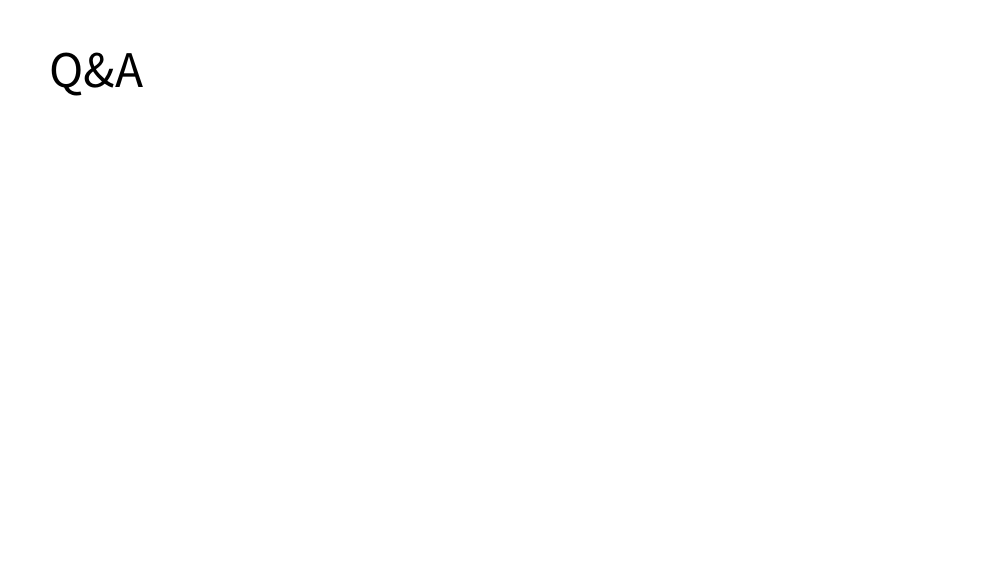
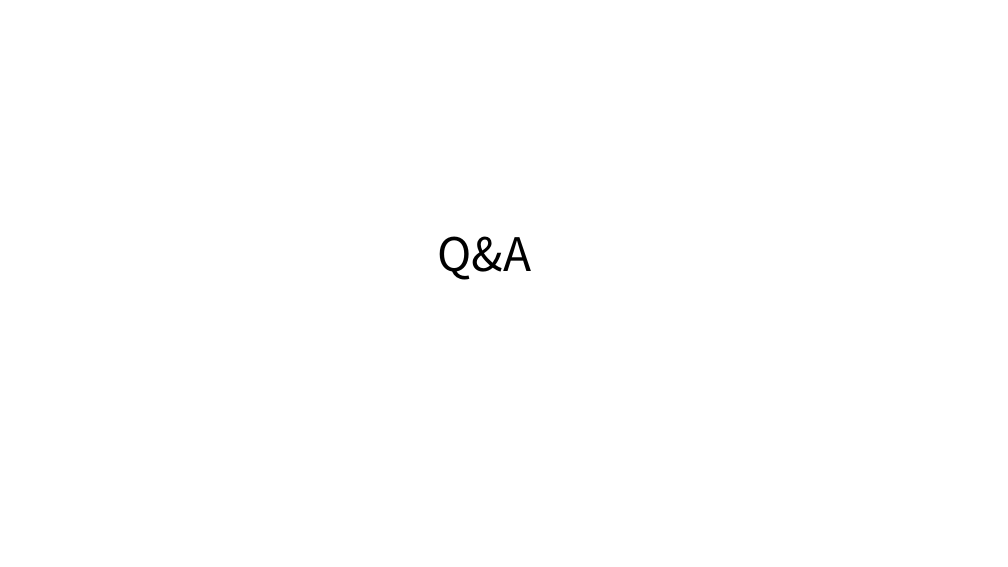
Before and after one commit to haydenwang/docs-all, a slide deck: slide 26 of 互联网技术架构变迁.pptx (slide 24 before the commit). Drawn at 1008x567 pixels with LibreOffice and Linux fonts; fonts in the diff are those of the drawing. Boxes give left, top, right and bottom in pixels: in the first picture for what was removed or moved away, otherwise in the second. Text is boxed around its words. In the diff, an @@ line names an element or a change of style, - is before the commit and + after.

```diff
--- a/互联网技术架构变迁.pptx
+++ b/互联网技术架构变迁.pptx
@@ title "Q&A": place and size @@
-title "Q&A" at <box>49,52,143,96</box>
+title "Q&A" at <box>437,236,531,280</box>
@@ title "Q&A" at <box>437,236,531,280</box>: alignment left to centre @@
```
Also in this commit, not shown: 9 other slides changed, 5 slides added, 3 slides removed, 2 other files.
